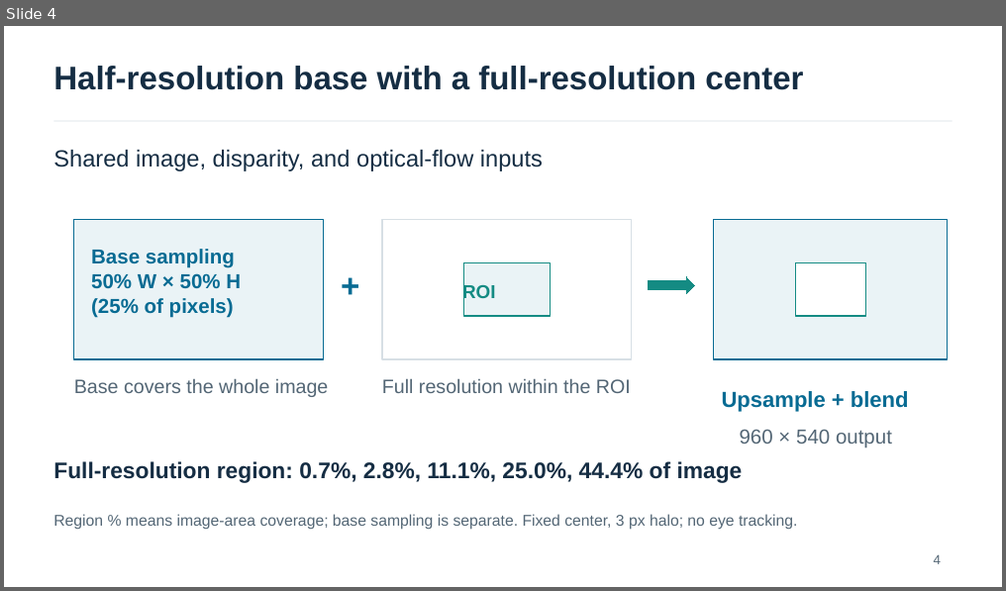
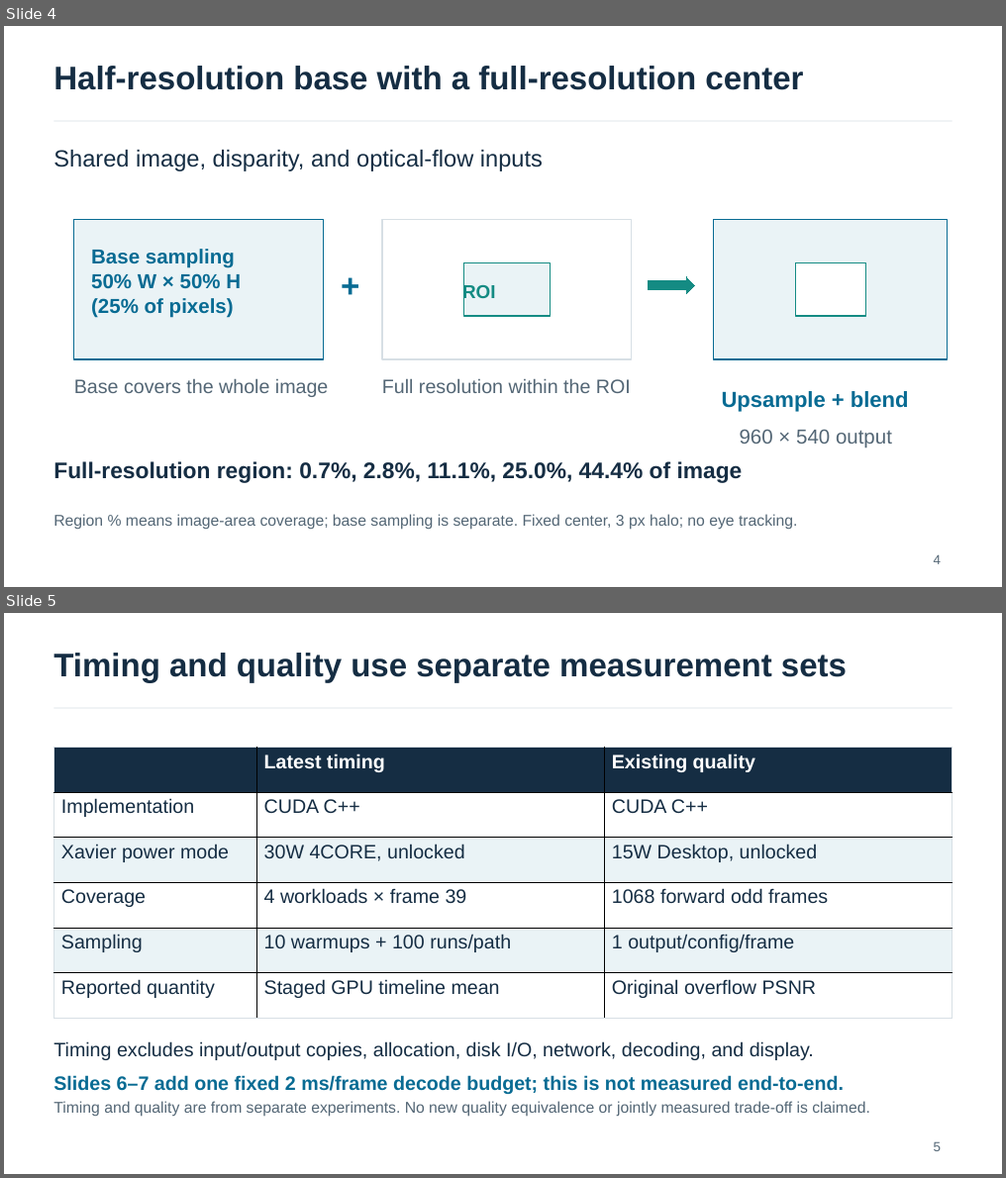
Before and after one commit to yingtian991221/stereo-eye-reconstruction, a slide deck: presentations/weekly_20261029/weekly_20261029_english_30w.pptx. Shown one above the other, each under a label of ours: slide 4 before the commit, slides 4 and 5 after it. The pictures are 1006x591 and 1006x1178 pixels, drawn with LibreOffice and Linux fonts; fonts in the diff are those of the drawing. Boxes give left, top, right and bottom in pixels: in the first picture for what was removed or moved away, otherwise in the second. Text is boxed around its words. In the diff, an @@ line names an element or a change of style, - is before the commit and + after.

```diff
--- a/presentations/weekly_20261029/weekly_20261029_english_30w.pptx
+++ b/presentations/weekly_20261029/weekly_20261029_english_30w.pptx
@@ slide 5 added at [4, 613, 1002, 1174], background #FFFFFF @@
@@ text added at [54, 653, 846, 683], 31.5 pt, text #152D43, bold @@
+Timing and quality use separate measurement sets
@@ line added from (54, 708) to (952, 708), #D7DFE5 0.75 pt @@
@@ table added at [54, 747, 953, 1018], 6 rows, 3 columns @@
+ | Latest timing | Existing quality
+Implementation | CUDA C++ | CUDA C++
+Xavier power mode | 30W 4CORE, unlocked | 15W Desktop, unlocked
+Coverage | 4 workloads × frame 39 | 1068 forward odd frames
+Sampling | 10 warmups + 100 runs/path | 1 output/config/frame
+Reported quantity | Staged GPU timeline mean | Original overflow PSNR
@@ text added at [54, 1042, 814, 1060], 18.8 pt, text #152D43 @@
+Timing excludes input/output copies, allocation, disk I/O, network, decoding, and display.
@@ text added at [54, 1075, 844, 1094], 18.8 pt, text #086B93, bold @@
+Slides 6–7 add one fixed 2 ms/frame decode budget; this is not measured end-to-end.
@@ text added at [54, 1101, 870, 1117], 15 pt, text #536675 @@
+Timing and quality are from separate experiments. No new quality equivalence or jointly measured trade-off is claimed.
@@ text added at [934, 1142, 941, 1152], 12.8 pt, text #536675 @@
+5
```
Also in this commit, not shown: 2 slides changed, 1 other slide added, 3 slides removed, 5 other files.
